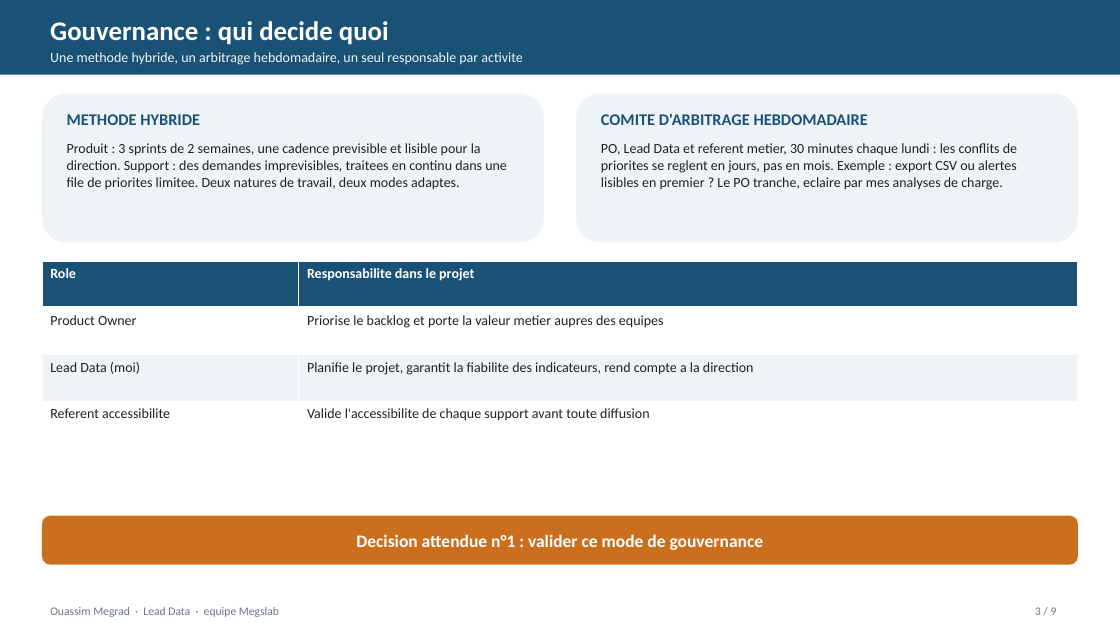
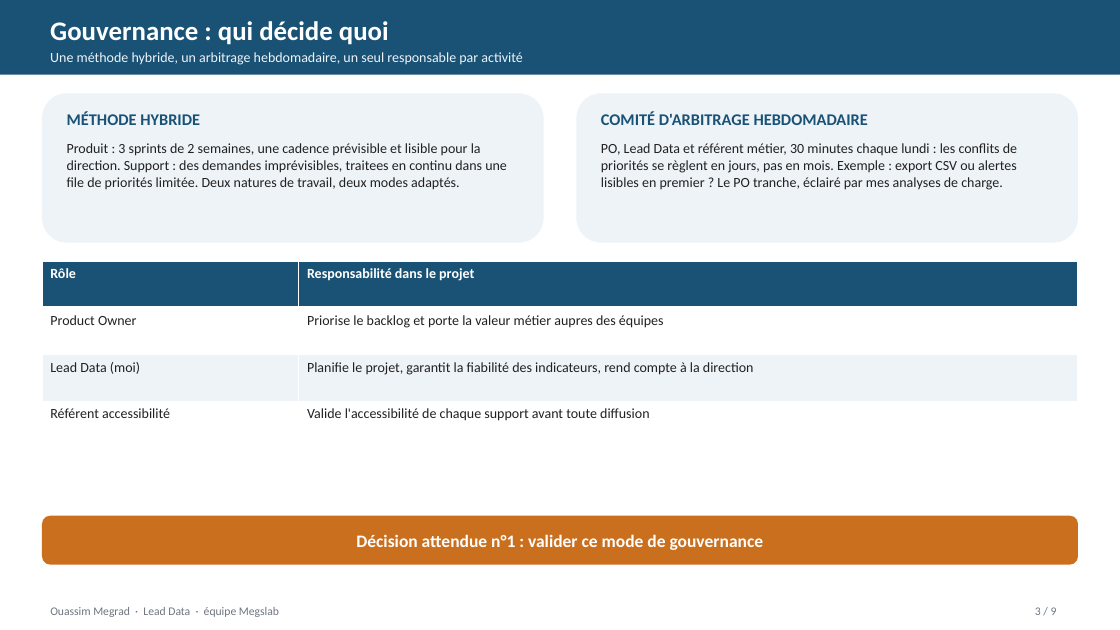
Before and after one commit to ouassim16wass/bloc_e4, a slide deck: slide 3 of livrables/support_reporting_direction.pptx. Drawn at 1120x630 pixels with LibreOffice and Linux fonts; fonts in the diff are those of the drawing. Boxes give left, top, right and bottom in pixels: in the first picture for what was removed or moved away, otherwise in the second. Text is boxed around its words. In the diff, an @@ line names an element or a change of style, - is before the commit and + after.

```diff
--- a/livrables/support_reporting_direction.pptx
+++ b/livrables/support_reporting_direction.pptx
@@ text at (x1=50, y1=21, x2=389, y2=45): text changed @@
-Gouvernance : qui decide quoi
+Gouvernance : qui décide quoi
@@ text at (x1=50, y1=52, x2=522, y2=65): text changed @@
-Une methode hybride, un arbitrage hebdomadaire, un seul responsable par activite
+Une méthode hybride, un arbitrage hebdomadaire, un seul responsable par activité
@@ text at (x1=67, y1=112, x2=200, y2=125): text changed @@
-METHODE HYBRIDE
+MÉTHODE HYBRIDE
@@ text at (x1=601, y1=112, x2=868, y2=125): text changed @@
-COMITE D'ARBITRAGE HEBDOMADAIRE
+COMITÉ D'ARBITRAGE HEBDOMADAIRE
@@ text at (x1=67, y1=143, x2=507, y2=190): text changed @@
-Produit : 3 sprints de 2 semaines, une cadence previsible et lisible pour la direction. Support : des demandes imprevisibles, traitees en continu dans une file de priorites limitee. Deux natures de travail, deux modes adaptes.
+Produit : 3 sprints de 2 semaines, une cadence prévisible et lisible pour la direction. Support : des demandes imprévisibles, traitees en continu dans une file de priorités limitée. Deux natures de travail, deux modes adaptés.
@@ text at (x1=601, y1=143, x2=1017, y2=190): text changed @@
-PO, Lead Data et referent metier, 30 minutes chaque lundi : les conflits de priorites se reglent en jours, pas en mois. Exemple : export CSV ou alertes lisibles en premier ? Le PO tranche, eclaire par mes analyses de charge.
+PO, Lead Data et référent métier, 30 minutes chaque lundi : les conflits de priorités se règlent en jours, pas en mois. Exemple : export CSV ou alertes lisibles en premier ? Le PO tranche, éclairé par mes analyses de charge.
@@ table at (x1=42, y1=261, x2=1079, y2=448) @@
-row 1, column 1: Role
+row 1, column 1: Rôle
-row 1, column 2: Responsabilite dans le projet
+row 1, column 2: Responsabilité dans le projet
-row 2, column 2: Priorise le backlog et porte la valeur metier aupres des equipes
+row 2, column 2: Priorise le backlog et porte la valeur métier aupres des équipes
-row 3, column 2: Planifie le projet, garantit la fiabilite des indicateurs, rend compte a la direction
+row 3, column 2: Planifie le projet, garantit la fiabilité des indicateurs, rend compte à la direction
-row 4, column 1: Referent accessibilite
+row 4, column 1: Référent accessibilité
-row 4, column 2: Valide l'accessibilite de chaque support avant toute diffusion
+row 4, column 2: Valide l'accessibilité de chaque support avant toute diffusion
@@ text in rounded rectangle at (x1=356, y1=534, x2=764, y2=550): text changed @@
-Decision attendue n°1 : valider ce mode de gouvernance
+Décision attendue n°1 : valider ce mode de gouvernance
```
Also in this commit, not shown: 8 other slides changed, 1 other file.
